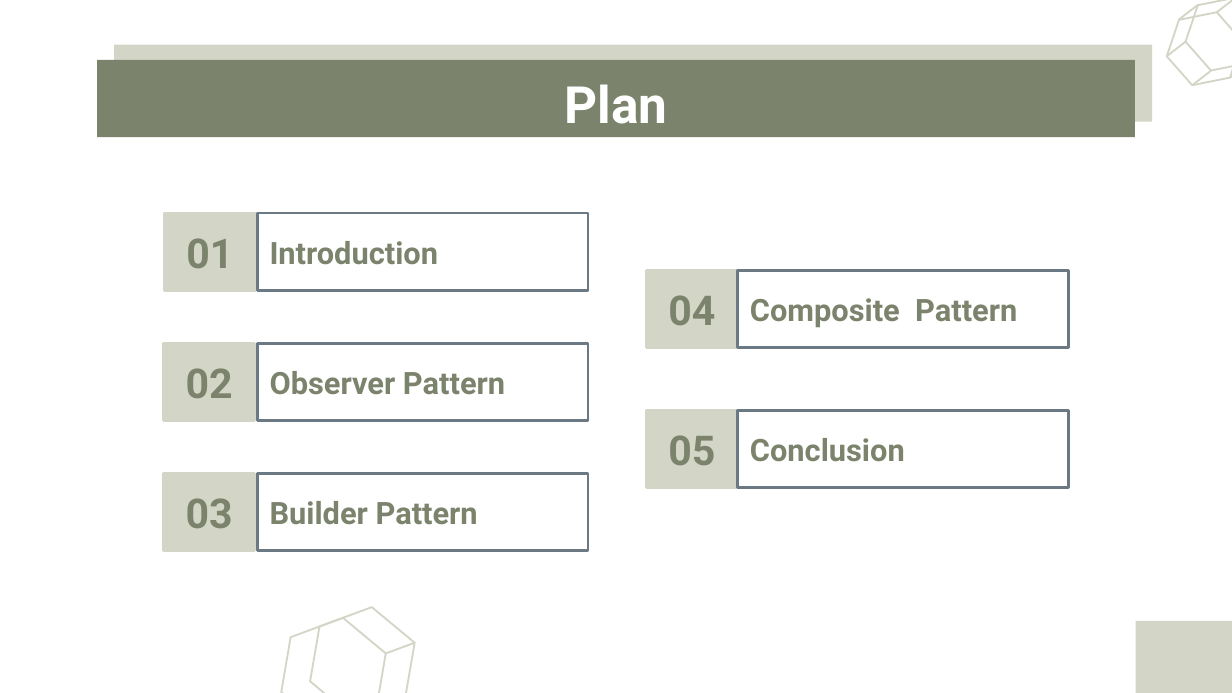
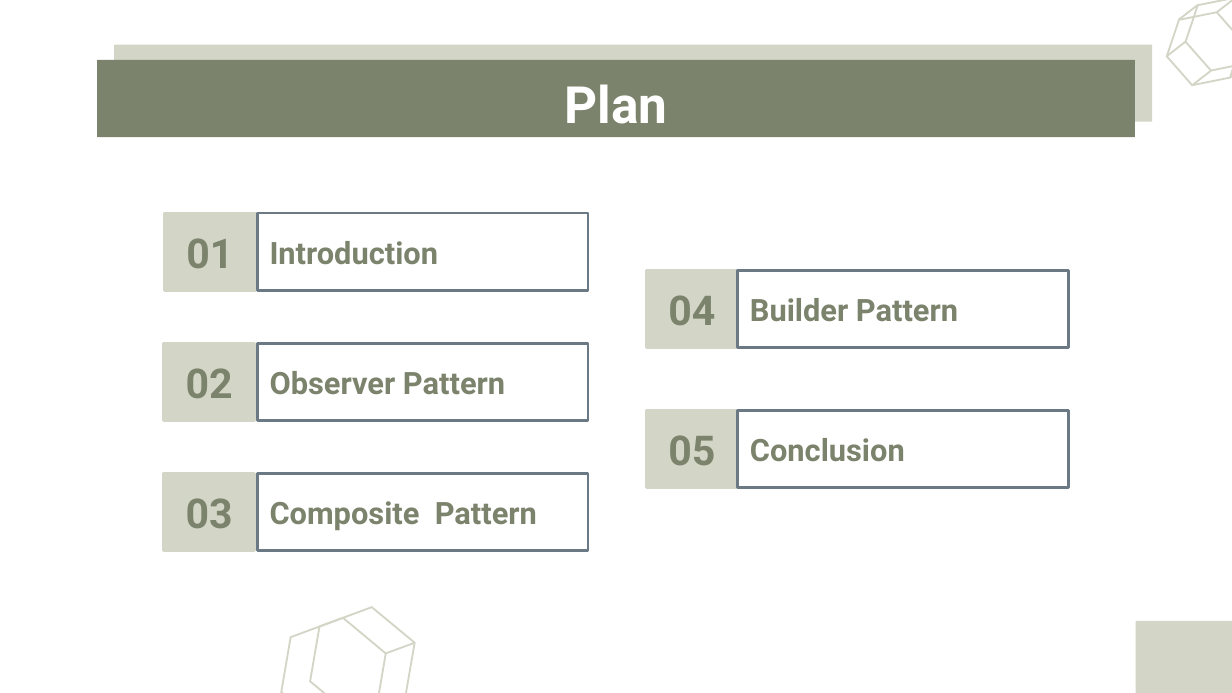
Before and after one commit to Abdelkarim-01/sdesign-pattern, a slide deck: slide 2 of DesignPatternsJEE1.pptx. Drawn at 1232x693 pixels with LibreOffice and Linux fonts; fonts in the diff are those of the drawing. Boxes give left, top, right and bottom in pixels: in the first picture for what was removed or moved away, otherwise in the second. Text is boxed around its words. In the diff, an @@ line names an element or a change of style, - is before the commit and + after.

```diff
--- a/DesignPatternsJEE1.pptx
+++ b/DesignPatternsJEE1.pptx
@@ subtitle at [750, 298, 958, 322]: text changed @@
-Composite Pattern
+Builder Pattern
@@ subtitle at [270, 501, 537, 530]: text changed @@
-Builder Pattern
+Composite Pattern
```
Also in this commit, not shown: 7 other slides changed, 1 slide added.
